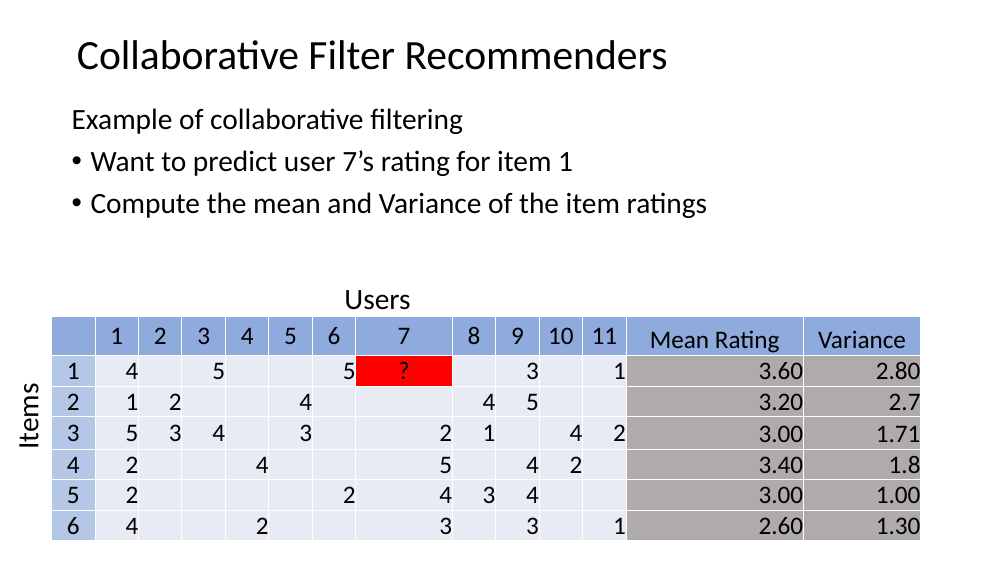
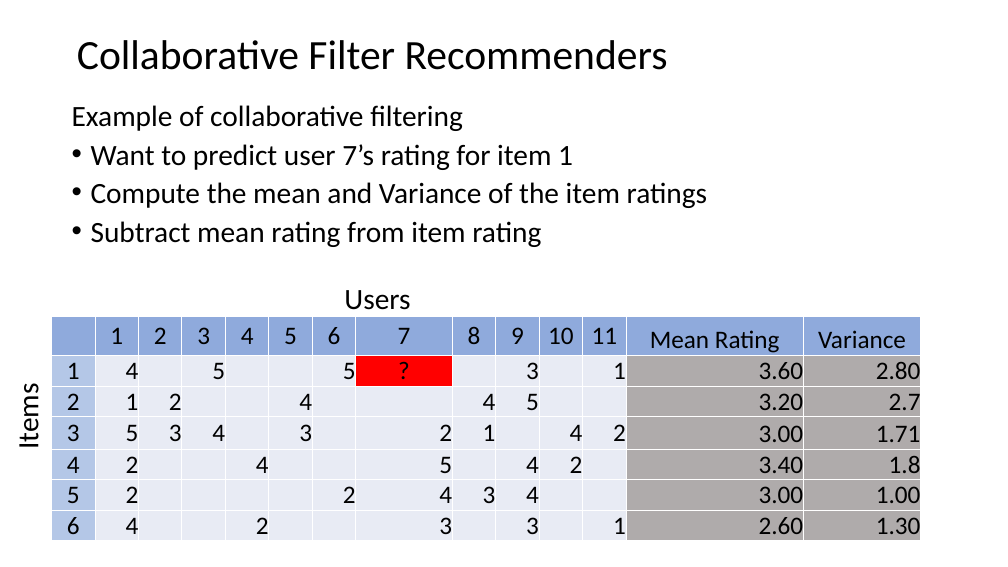
Before and after one commit to StephenElston/CSCI-E-108, a slide deck: slide 27 of slides/8_RecommenderSystems.pptx (slide 28 before the commit). Drawn at 1008x567 pixels with LibreOffice and Linux fonts; fonts in the diff are those of the drawing. Boxes give left, top, right and bottom in pixels: in the first picture for what was removed or moved away, otherwise in the second. Text is boxed around its words. In the diff, an @@ line names an element or a change of style, - is before the commit and + after.

Commit message:
Corrected typos in slides

```diff
--- a/slides/8_RecommenderSystems.pptx
+++ b/slides/8_RecommenderSystems.pptx
@@ text at (x1=72, y1=105, x2=708, y2=208): line spacing 0.9 to 0.8 @@
@@ text at (x1=91, y1=221, x2=541, y2=247): paragraph added @@
+• Subtract mean rating from item rating
```
Also in this commit, not shown: 9 other slides changed, 1 slide removed.
